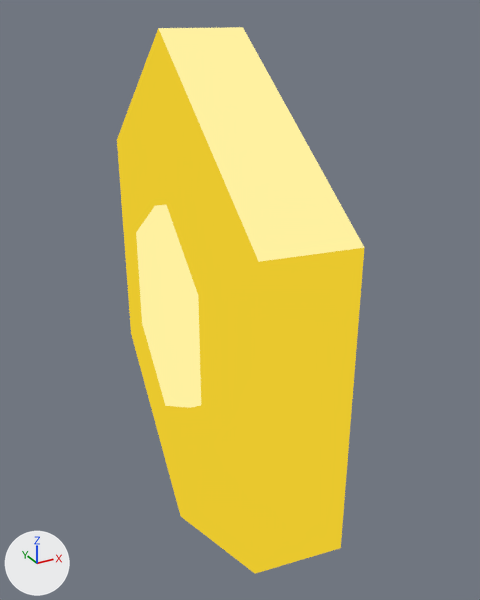
Renders of the glTF model Assets/TD2/Screen3D/Kit07/celadon/Gem_2.gltf from each side of a commit.
One viewpoint serves both versions: a 50 mm lens placed at (-0.247, -0.213, 0.754), pointed at (0.028, 0.287, 0.504). The lights are fixed; the arrows at lower left show +X, +Y and +Z. The older version comes first.

The first picture shows 'Gem_2_baked'.
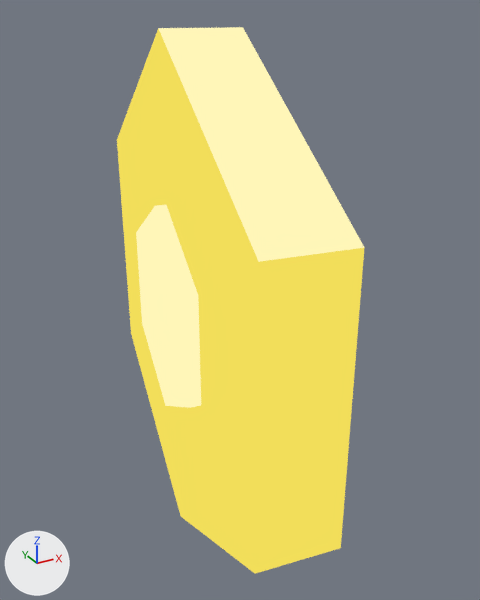
Changed parts and their boxes (x1, y1, x2, y2) in the pictures (480 x 600 px):
```json
{"object": "Gem_2_baked", "change": "recoloured", "before": [117, 27, 364, 573], "after": [117, 27, 364, 573]}
```

Edits to the scene script, one JSON object a line:
```json
{"block": "mat_k07_celadon_gem", "where": "n0 = _N.new('ShaderNodeEmission'); n0.name = 'Emission'"}
{"op": "set", "path": "n0.inputs[0].default_value", "old": "(0.815, 0.578, 0.0273, 1.0)", "new": "(0.888, 0.73, 0.102, 1.0)", "note": "'Color', yellow #e9c82e -> 'Color', yellow #f2de5a"}
{"block": "mat_k07_celadon_gem_light", "where": "n0 = _N.new('ShaderNodeEmission'); n0.name = 'Emission'"}
{"op": "set", "path": "n0.inputs[0].default_value", "old": "(1.0, 0.88, 0.352, 1.0)", "new": "(1.0, 0.922, 0.479, 1.0)", "note": "'Color', yellow #fff1a0 -> 'Color', beige #fff6b8"}
```
